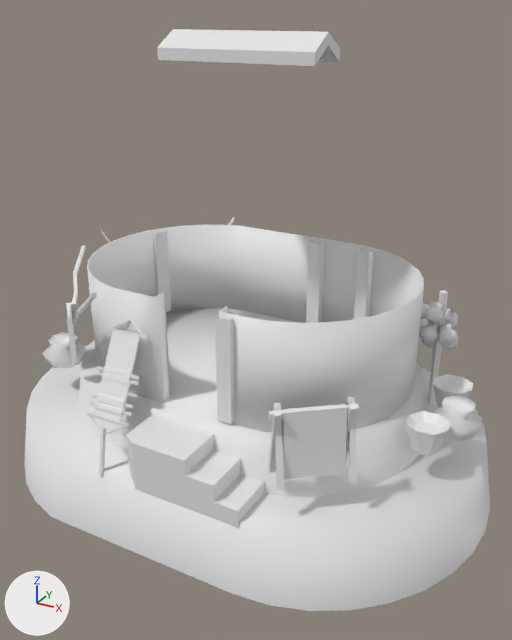
The COLLADA model art/meshes/structural/mayas/house_01.dae, before and after one commit.
Rendered twice from a camera (50 mm lens) standing at (11.5, -20.4, 12.0) and looking at (0.5, -0.4, 2.0). Every picture has the same lights, and +X, +Y and +Z are marked at lower left. The picture after the commit comes second. Where no turn or scale is listed for an object, it has been applied to the vertices.

The first picture shows 'house_01'.
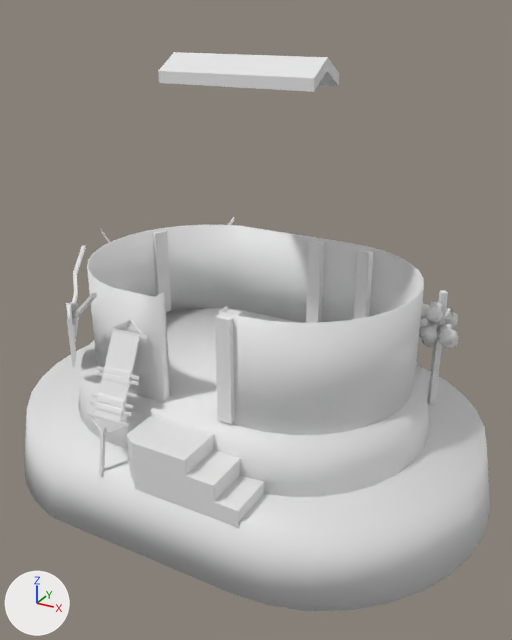
The newer file is also turned or shifted as a whole; pictures and numbers use the older file's frame.

Where the change shows, as pixel boxes (x1, y1, x2, y2) in the pictures (512 x 640 px):
'house_01', reshaped
    before: (24, 29, 490, 611)
    after: (24, 52, 490, 611)
part 1 of me_cubo_740, rebuilt (8% taller)
    before: (157, 29, 340, 66)
    after: (158, 52, 339, 92)
part 2 of me_cubo_740, deleted
    before: (42, 332, 483, 490)
part 3 of me_cubo_740, built on
    after: (67, 228, 242, 342)
part 4 of me_cubo_740, added (mostly hidden)
    after: (309, 240, 373, 253)

What the commit changed:
me_cubo_740 is used by ob_house_01; location (0.0, 0.0, 0.0).
me_cubo_740 had 1790 vertices, 3198 faces and spanned x -9.2..9.1, y -6.5..6.6, z -4.2..11.4.
me_cubo_740 now has 1608 vertices, 2940 faces and spans x -9.2..9.1, y -6.5..6.6, z -4.2..10.7.
me_cubo_740 part 1: the loose piece of 12 vertices spanning x -2.8..2.7, y -0.9..1.0, z 10.5..11.4 is rebuilt with 12 vertices and now spans x -2.8..2.7, y -0.9..1.0, z 9.8..10.7.
me_cubo_740 part 2: 10 loose pieces with 182 vertices, spanning x -7.6..8.5, y -5.7..2.0, z -0.6..1.9, are deleted.
Part 3, on me_cubo_740:
2 faces are deleted.
24 new faces join them.
Part 4, on me_cubo_740:
14 new faces join them.
